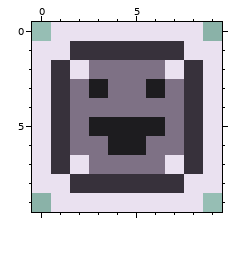
File history of a pixel-art file, assets/img/world/box.aseprite. This is how it looked before the edit.
10x10 pixels, 1 frame.
New version:
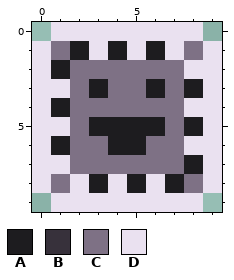
Palette (. is transparent): A #1d1c1f  B #37313b  C #7e7185  D #eae1f0
Change:
Colour B gives way to colour A in row 1 at x 2, 4 and 6; in row 2 at x 1; in row 3 at x 8; in row 4 at x 1; in row 5 at x 8; in row 6 at x 1.
Colour B gives way to colour A in row 7 at x 8; in row 8 at x 3, 5 and 7.
Colour D gives way to colour C in row 1 at x 1 and 8; in row 2 at x 2 and 7; in row 7 at x 2 and 7; in row 8 at x 1 and 8.
Colour B gives way to colour D in row 1 at x 3, 5 and 7; in row 2 at x 8; in row 3 at x 1; in row 4 at x 8; in row 5 at x 1; in row 6 at x 8.
Colour B gives way to colour D in row 7 at x 1; in row 8 at x 2, 4 and 6.
Where, in picture pixels (left, top, right, bottom), the same in both pictures:
changed: (51, 41, 203, 193)
